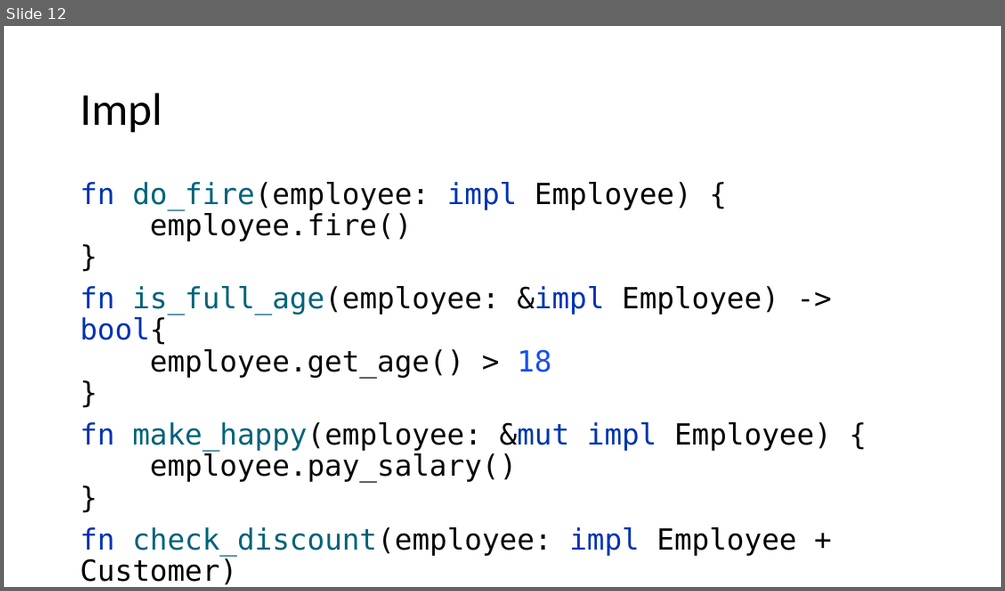
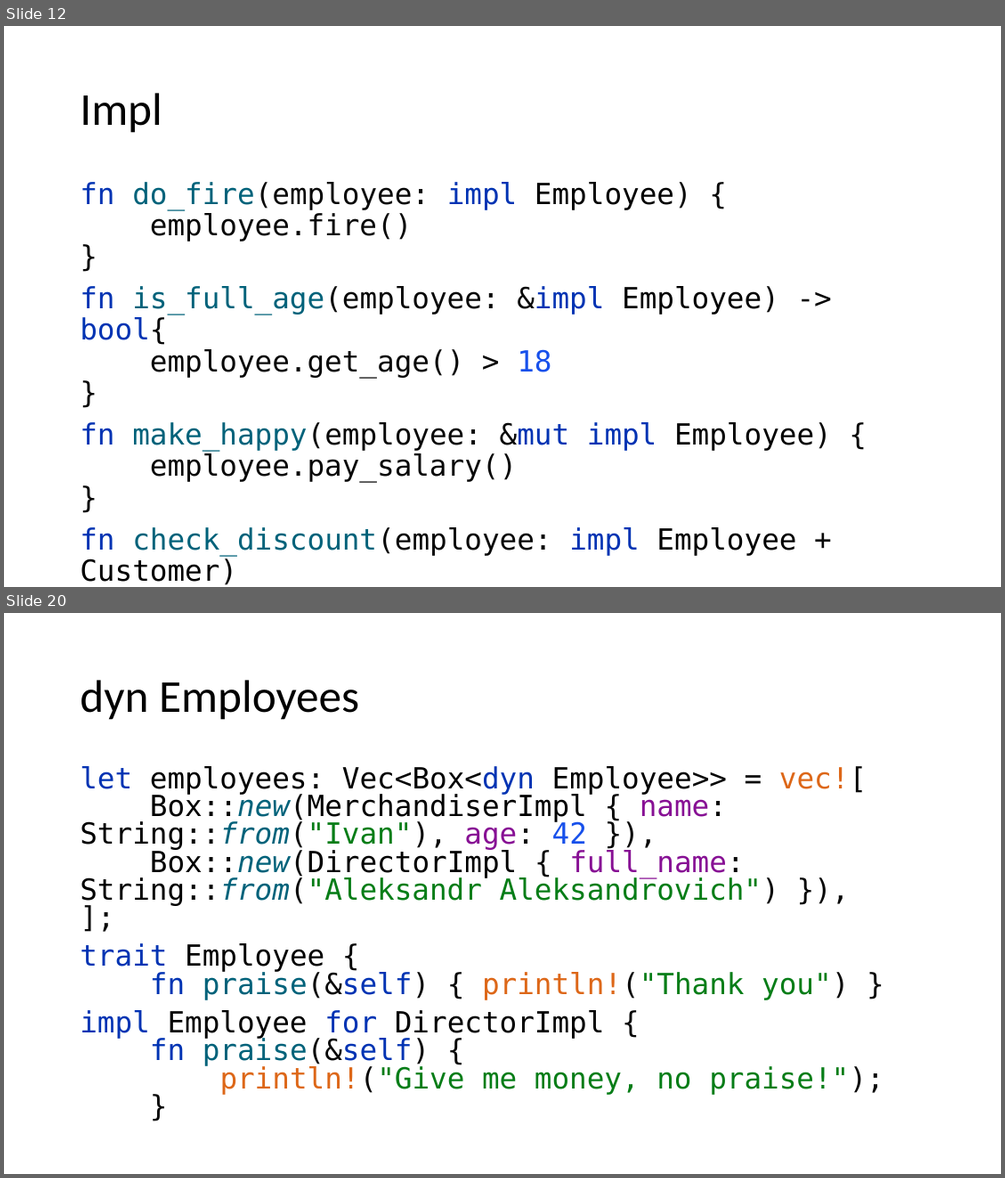
Before and after one commit to kugushev/course-rust-basics, a slide deck: src/06-OopFp/06-OopFp.pptx. Shown one above the other, each under a label of ours: slide 12 before the commit, slides 12 and 20 after it; the slides between them are not shown. The pictures are 1005x591 and 1005x1178 pixels, drawn with LibreOffice and Linux fonts; fonts in the diff are those of the drawing. Boxes give left, top, right and bottom in pixels: in the first picture for what was removed or moved away, otherwise in the second. Text is boxed around its words. In the diff, an @@ line names an element or a change of style, - is before the commit and + after.

```diff
--- a/src/06-OopFp/06-OopFp.pptx
+++ b/src/06-OopFp/06-OopFp.pptx
@@ slide 20 added at <box>4,613,1001,1174</box>, background #FFFFFF @@
@@ title added at <box>80,680,359,720</box>, 44 pt, text #000000 @@
+dyn Employees
@@ text added at <box>80,766,884,1094</box>, 28 pt, text #000000 @@
+let employees: Vec<Box<dyn Employee>> = vec![
+Box::new(MerchandiserImpl { name: String::from("Ivan"), age: 42 }),
+Box::new(DirectorImpl { full_name: String::from("Aleksandr Aleksandrovich") }),
+];
+trait Employee {
+fn praise(&self) { println!("Thank you") }
+impl Employee for DirectorImpl {
+fn praise(&self) {
+println!("Give me money, no praise!");
+}
```
Also in this commit, not shown: 2 slides changed, 10 other slides added, 1 other file.
